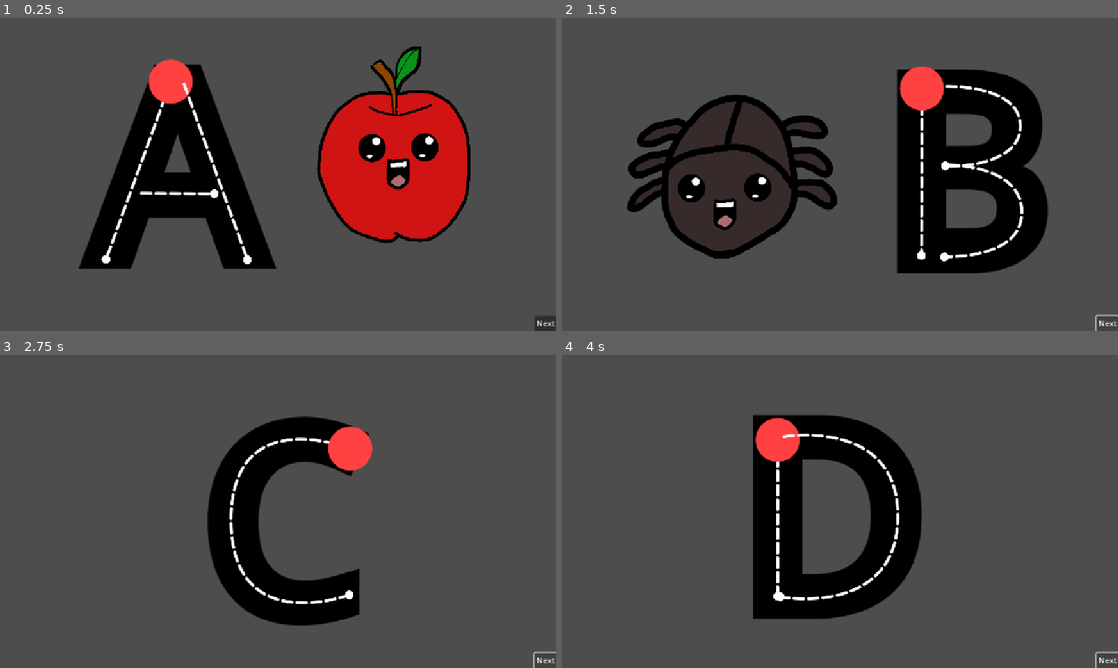
Above: before the commit, frames 1-4 (two rows, left to right).
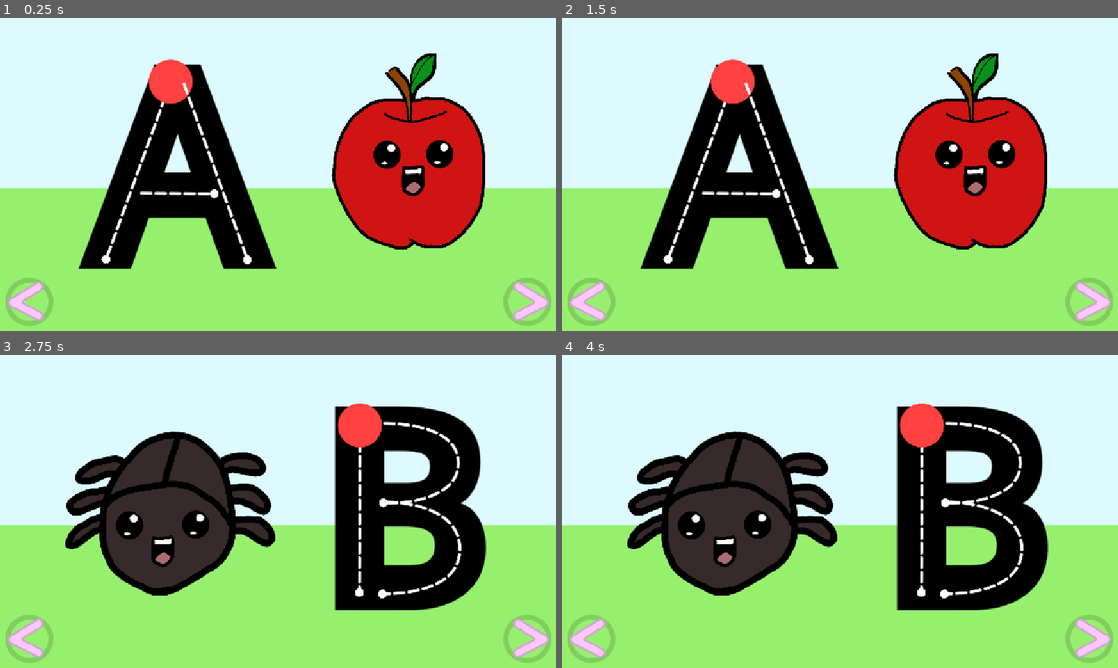
Above: after the commit, the same moments.

Repository: BlazingNeutron/urban-garbanzo
Game: Godot game, scene res://scenes/main_stage.tscn
Two runs of this game, one before a commit and one after it. Both use one fixed random seed, a clock stepped at 60 frames per second and the inputs below.
Inputs (mouse positions are in pixels of both pictures, inside the frame that each line leads up to; where the layout moved, square brackets give the same spot in the first picture):
- Up to frame 1 (0.25 s): no input
- Up to frame 2 (1.5 s): click (589, 302) at 0.52 s; click (1090, 302) [1106, 324] at 1.25 s
- Up to frame 3 (2.75 s): click (528, 639) [544, 661] at 2 s
- Up to frame 4 (4 s): click (589, 639) at 2.77 s; click (1090, 639) [1106, 661] at 3.5 s

The runs differ from the first frame. In frame 1, 81% of the frame differs, in the area x 0-100%, y 0-100%; in frame 2, 96%; in frame 3, 98%; in frame 4, 97%.

Commit message:
Fixed drag bug - global positioning adjusted for now. Added images

Diff:
--- a/scenes/letters/capital_letter_a.tscn
+++ b/scenes/letters/capital_letter_a.tscn
@@ -32,10 +32,10 @@
 [node name="Letter" parent="." instance=ExtResource("1_fhq2p")]
 
 [node name="Background" parent="Letter" index="0"]
-offset_left = 511.0
-offset_top = -28.0
-offset_right = 1511.0
-offset_bottom = 972.0
+offset_left = 542.0
+offset_top = -14.0
+offset_right = 1542.0
+offset_bottom = 986.0
 scale = Vector2(0.7, 0.7)
 texture = ExtResource("2_4sjcs")
 
--- a/scenes/main_stage.tscn
+++ b/scenes/main_stage.tscn
@@ -1,6 +1,8 @@
-[gd_scene load_steps=2 format=3 uid="uid://clq1xtxb0yyne"]
+[gd_scene load_steps=4 format=3 uid="uid://clq1xtxb0yyne"]
 
 [ext_resource type="Script" uid="uid://dt0wnpoao8uaa" path="res://scripts/main_stage.gd" id="1_fq678"]
+[ext_resource type="Texture2D" uid="uid://xci1i01s10vf" path="res://assets/images/arrow-button.png" id="2_pegp3"]
+[ext_resource type="Texture2D" uid="uid://bsl6tgx71smru" path="res://assets/images/background.png" id="3_kaalw"]
 
 [node name="MainStage" type="Node2D"]
 script = ExtResource("1_fq678")
@@ -21,20 +23,45 @@
 
 [node name="HBoxContainer" type="HBoxContainer" parent="CanvasLayer/Control"]
 layout_mode = 1
-anchors_preset = 11
-anchor_left = 1.0
+anchors_preset = 12
+anchor_top = 1.0
 anchor_right = 1.0
 anchor_bottom = 1.0
-offset_left = -45.0
-grow_horizontal = 0
-grow_vertical = 2
+offset_top = -120.0
+grow_horizontal = 2
+grow_vertical = 0
 size_flags_vertical = 3
 
-[node name="NextButton" type="Button" parent="CanvasLayer/Control/HBoxContainer"]
+[node name="PrevButton" type="TextureButton" parent="CanvasLayer/Control/HBoxContainer"]
 layout_mode = 2
+size_flags_horizontal = 0
 size_flags_vertical = 8
-text = "Next"
+texture_normal = ExtResource("2_pegp3")
+flip_h = true
+
+[node name="HSeparator" type="HSeparator" parent="CanvasLayer/Control/HBoxContainer"]
+layout_mode = 2
+size_flags_horizontal = 3
+
+[node name="NextButton" type="TextureButton" parent="CanvasLayer/Control/HBoxContainer"]
+layout_mode = 2
+size_flags_horizontal = 8
+size_flags_vertical = 8
+texture_normal = ExtResource("2_pegp3")
+
+[node name="TextureRect" type="TextureRect" parent="."]
+anchors_preset = 15
+anchor_right = 1.0
+anchor_bottom = 1.0
+offset_left = -453.0
+offset_top = -181.0
+offset_right = 1547.0
+offset_bottom = 819.0
+grow_horizontal = 2
+grow_vertical = 2
+texture = ExtResource("3_kaalw")
 
 [node name="LetterDisplay" type="Node2D" parent="."]
 
+[connection signal="pressed" from="CanvasLayer/Control/HBoxContainer/PrevButton" to="." method="_on_prev_button_pressed"]
 [connection signal="pressed" from="CanvasLayer/Control/HBoxContainer/NextButton" to="." method="_on_next_button_pressed"]
--- a/scripts/drag.gd
+++ b/scripts/drag.gd
@@ -15,15 +15,16 @@
 	path_index = -1
 	next_path()
 
-func _physics_process(delta: float) -> void:
+func _physics_process(_delta: float) -> void:
 	if get_global_mouse_position().distance_to(sprite.global_position) > 80:
 		dragging = false
-	var next_path_point = path.curve.get_baked_points()[curve_index]
+	var relative_path_point = path.curve.get_baked_points()[curve_index]
+	var next_path_point = path.global_position + relative_path_point
 	var pull_direction = sprite.global_position.direction_to(get_global_mouse_position())
 	var goal_direction = sprite.global_position.direction_to(next_path_point)
 
 	if pressed and dragging and pull_direction.dot(goal_direction) > 0.0:
-		path_follow.progress += calc_offset(sprite, path)
+		path_follow.progress += calc_offset()
 		var idx = curve_index
 		for baked_point_idx in range(idx, path.curve.get_baked_points().size()):
 			if path.curve.get_closest_offset(path.curve.get_baked_points()[baked_point_idx]) > path_follow.progress:
@@ -31,6 +32,7 @@
 				break
 			line.add_point(path.curve.get_baked_points()[idx])
 			idx += 1
+
 	if path_follow.progress_ratio >= 1.0:
 		next_path()
 
@@ -55,7 +57,7 @@
 	sprite = path_follow.get_node("PathGrabberSprite")
 	path_follow.show()
 
-func calc_offset(sprite : Sprite2D, path : Path2D) -> float:
+func calc_offset() -> float:
 	var pull_direction = sprite.global_position.direction_to(get_global_mouse_position())
 	var goal_direction = sprite.global_position.direction_to(path.curve.get_point_position(1))
 	var projected_vector = (pull_direction.dot(goal_direction)/sqrt(goal_direction.dot(goal_direction)))*goal_direction
--- a/scripts/letter_path.gd
+++ b/scripts/letter_path.gd
@@ -11,7 +11,7 @@
 		dash.add_point(point + position)
 	end_point.position = curve.get_point_position(curve.point_count - 1)
 
-func _process(delta: float) -> void:
+func _process(_delta: float) -> void:
 	if path_follower.progress_ratio >= 1.0:
 		dash.hide()
 		end_point.hide()
--- a/scripts/main_stage.gd
+++ b/scripts/main_stage.gd
@@ -26,16 +26,22 @@
 
 func _ready() -> void:
 	letter_count = letter_list.get("letters").size()
-	letter_index = -1
-	load_next_letter()
+	letter_index = 0
+	load_letter()
 
 func _on_next_button_pressed() -> void:
-	load_next_letter()
-
-func load_next_letter() -> void:
 	letter_index += 1
 	if letter_index >= letter_count:
 		letter_index = 0
+	load_letter()
+
+func _on_prev_button_pressed() -> void:
+	letter_index -= 1
+	if letter_index < 0:
+		letter_index = letter_count - 1
+	load_letter()
+
+func load_letter() -> void:
 	var next_letter = load("res://scenes/letters/" + str(letter_list.get("letters")[letter_index].get("scene")) + ".tscn")
 	for n in letter_display.get_children():
 		letter_display.remove_child(n)
Binary file added: assets/images/arrow-button.png
Not shown, added: assets/images/arrow-button.png.import
Binary file added: assets/images/background.png
Not shown, added: assets/images/background.png.import
Not shown, added: assets/images/arrow-button.kra
Not shown, added: assets/images/background.kra
